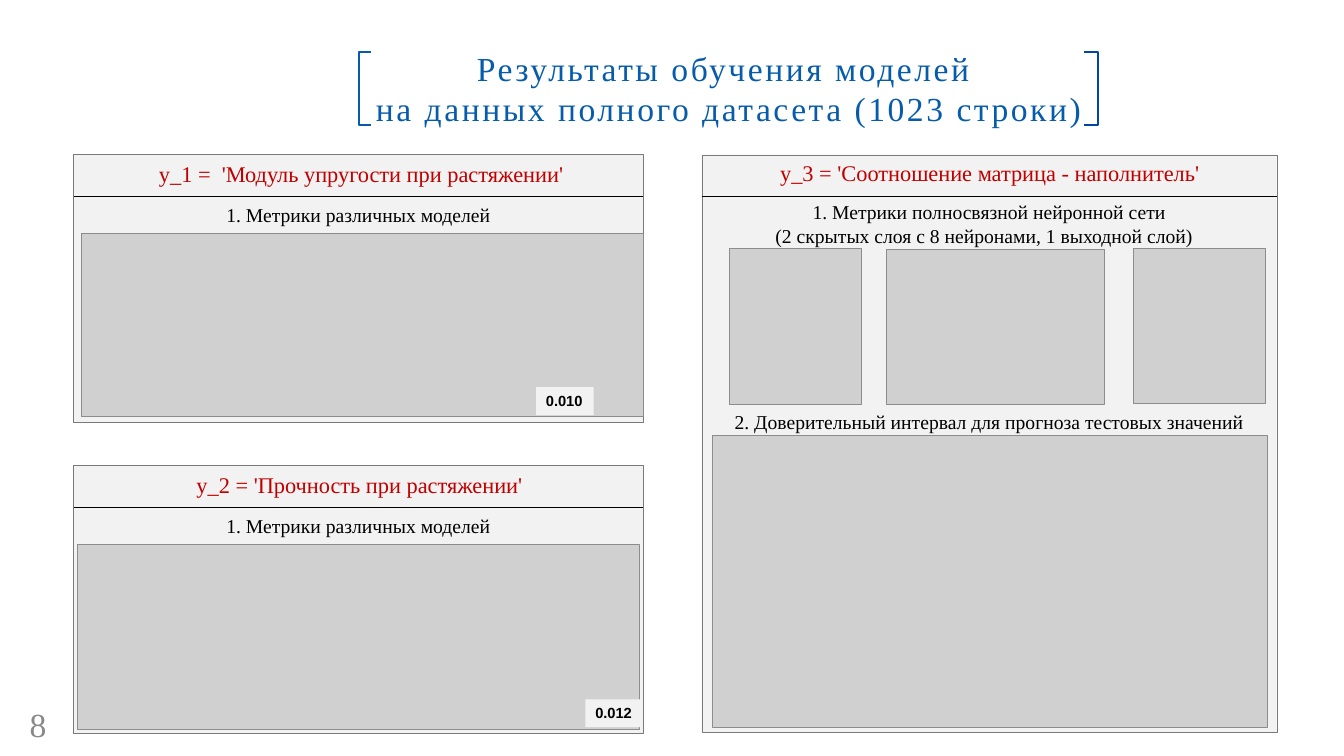
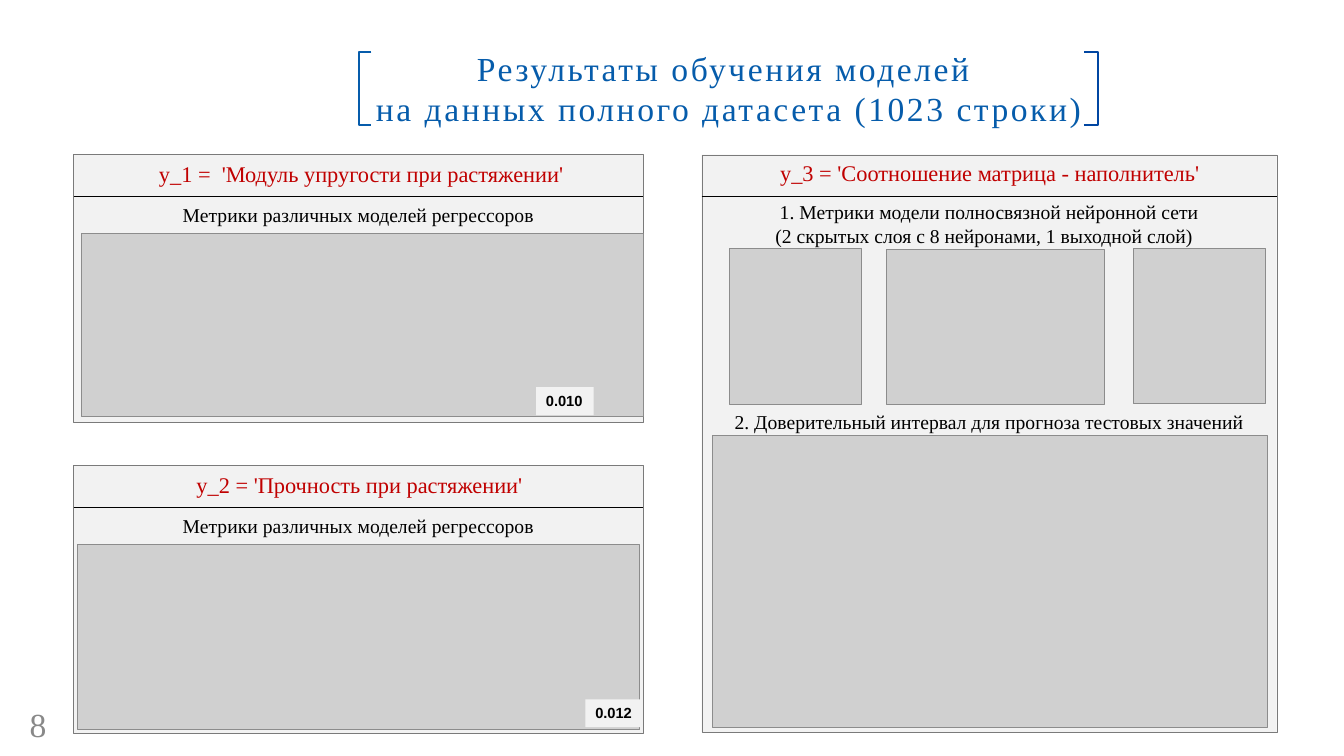
Before and after one commit to GorshkovAndrey/BMSTU, a slide deck: slide 8 of Для защиты ВКР/Презентация ВКР. Горшков А. В..pptx. Drawn at 1344x756 pixels with LibreOffice and Linux fonts; fonts in the diff are those of the drawing; grey boxes stand for pictures; background and template pictures are left out. Boxes give left, top, right and bottom in pixels: in the first picture for what was removed or moved away, otherwise in the second. Text is boxed around its words. In the diff, an @@ line names an element or a change of style, - is before the commit and + after.

```diff
--- a/Для защиты ВКР/Презентация ВКР. Горшков А. В..pptx
+++ b/Для защиты ВКР/Презентация ВКР. Горшков А. В..pptx
@@ text at box(183, 208, 534, 227): text changed @@
-1. Метрики различных моделей
+Метрики различных моделей регрессоров
@@ text at box(780, 205, 1198, 224): text changed @@
-1. Метрики полносвязной нейронной сети
+1. Метрики модели полносвязной нейронной сети
@@ text at box(183, 519, 534, 538): text changed @@
-1. Метрики различных моделей
+Метрики различных моделей регрессоров
```
Also in this commit, not shown: 3 other slides changed.
